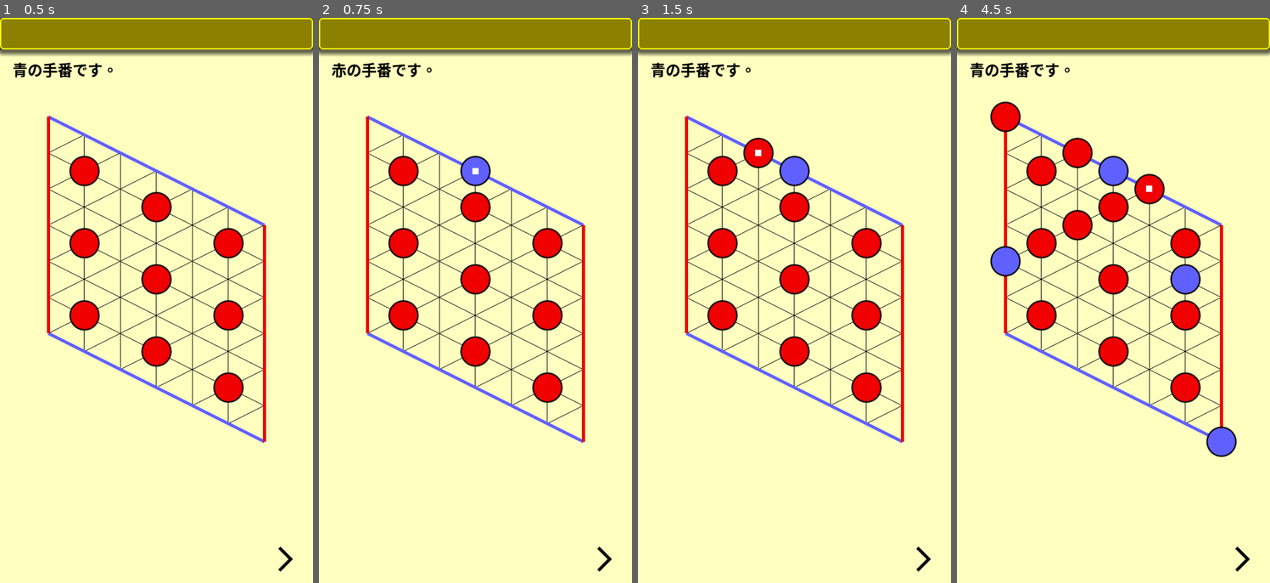
Above: before the commit, frames 1-4 (left to right).
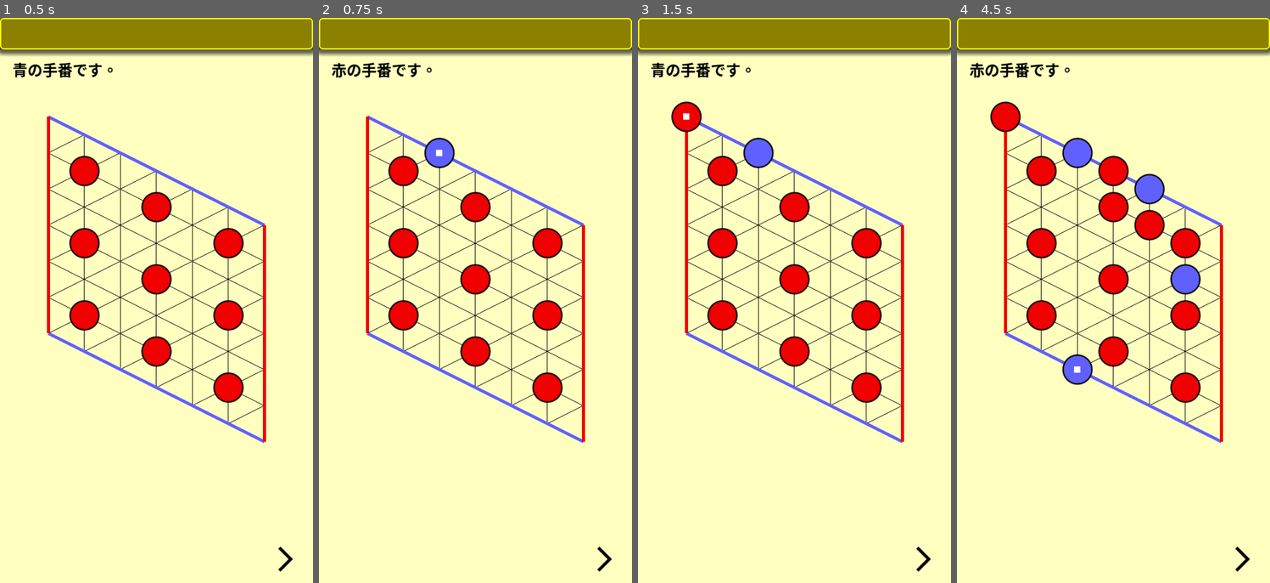
Above: after the commit, the same moments.

Repository: vivisuke/HexGame
Game: Godot game, scene res://main.tscn
Same seed, same stepped clock (60 frames per second), same inputs: the game is played once before the commit and once after it.
Inputs (mouse positions are in pixels of both pictures, inside the frame that each line leads up to):
- Up to frame 1 (0.5 s): no input
- Up to frame 2 (0.75 s): click (603, 560) at 0.5 s
- Up to frame 3 (1.5 s): click (922, 560) at 1.25 s
- Up to frame 4 (4.5 s): click (1241, 560) at 2 s; tap Enter at 2.75, 4.25 s; move the mouse to (1182, 272) at 2.77 s; click (1182, 272) at 2.92 s; tap Space at 3.5 s; move the mouse to (1050, 328) at 3.52 s; click (1050, 328) at 3.67 s; move the mouse to (1144, 176) at 4.27 s; click (1144, 176) at 4.42 s

Frame 1 is identical in both runs. In frame 2, 0.8% of the frame differs, in the area x 33-55%, y 21-30%; in frame 3, 1.2%; in frame 4, 3.3%, in the area x 4-90%, y 7-78%.

Commit message:
0040 ◎ C 01/28 01/28 0.001│ToDo│class MCTSNode 追加 0040 ◎ C 01/28 01/28 0.001│ToDo│class MCTS 追加

Diff:
--- a/hexgame/scripts/Board.gd
+++ b/hexgame/scripts/Board.gd
@@ -286,31 +286,35 @@
 					m_eval[ix] += 10
 # ランダム着手によるプレイアウト
 # return
-func playout_random(next) -> int:		# return 勝者 BLACK or WHITE
+# return 勝者 BLACK or WHITE
+func playout_random(next, x, y) -> int:		# 次を (x, y) に打ち、その後はランダム
 	var b2 = Board.new()
 	b2.copy_from(self)
+	if b2.put_col(x, y, next):
+		return next
 	while true:
+		next = (BLACK + WHITE) - next
 		var mv = b2.sel_move_random()
 		if b2.put_col(mv.x, mv.y, next):
 			return next
-		next = (BLACK + WHITE) - next
 	return 0
 func sel_move_PMC(next) -> Vector2:			# 純粋モンテカルロ法による着手選択
 	var wc = PackedByteArray()
 	wc.resize(ARY_SIZE)
 	wc.fill(0)
-	for i in range(10):
-		for y in range(N_HORZ):
-			for x in range(N_HORZ):
-				var ix = xyToIndex(x, y)
-				if m_cells[ix] == EMPTY:
-					if playout_random(next) == next:
+	const CNT = 10
+	for y in range(N_HORZ):
+		for x in range(N_HORZ):
+			var ix = xyToIndex(x, y)
+			if m_cells[ix] == EMPTY:
+				for i in range(CNT):
+					if playout_random(next, x, y) == next:
 						wc[ix] += 1
 	print("wc[] = ")
 	for y in range(N_HORZ):
 		var txt = ""
 		for x in range(N_HORZ):
-			txt += "%3d"%wc[xyToIndex(x, y)]
+			txt += "%3d%%"%(wc[xyToIndex(x, y)]*100/CNT)
 		print(txt)
 	var mxc = 0
 	var v2 = 0
--- /dev/null
+++ b/hexgame/scripts/MCTS.gd
@@ -0,0 +1,39 @@
+class_name MCTS
+extends Node
+
+class MCTSNode:
+	var board_state		# 盤面状態 (Grid クラスのインスタンスなど)
+	var parent = null	# 親ノード (MCTSNode)
+	var children = []	# 子ノード (MCTSNode の配列)
+	var visits = 0		# 訪問回数
+	var wins = 0		# 勝利回数 (ロールアウトで勝利した場合にカウント)
+	var prior_probability = 0.0		# 事前確率 (必要に応じて使用)
+	var move : Vector2i
+
+	func _init(board_state, parent_node, move_made):
+		pass
+
+var root_node: MCTSNode
+var board_size: int
+var player_color: int # MCTSで探索するプレイヤーの色
+var opponent_color: int
+#var heuristic_calculator: HexHeuristicValueCalculator # ヒューリスティック計算クラス
+
+var c_puct = 1.5 # UCB の探索パラメータ (調整可能)
+var rollout_depth_limit = 50 # ロールアウトの深さ制限 (無限ループ対策)
+
+func _init(board: Board, p_color: int, o_color: int):
+	board_size = board.N_HORZ
+	player_color = p_color
+	opponent_color = o_color
+	root_node = MCTSNode.new(board.duplicate(), null, null) # 初期盤面を根ノードとする
+	#heuristic_calculator = HexHeuristicValueCalculator.new(board_size)
+
+# Called when the node enters the scene tree for the first time.
+func _ready():
+	pass # Replace with function body.
+
+
+# Called every frame. 'delta' is the elapsed time since the previous frame.
+func _process(delta):
+	pass
--- a/hexgame/scripts/main.gd
+++ b/hexgame/scripts/main.gd
@@ -7,6 +7,7 @@
 func _ready():
 	#seed(1)
 	bd = Board.new()
+	var mcts = MCTS.new(bd, Board.BLACK, Board.WHITE)
 	$BoardRect.bd = bd
 	#bd.put_black(0, 1)
 	#bd.put_white(1, 0)
@@ -44,6 +45,7 @@
 	$BoardRect.put_pos = pos
 	$BoardRect.queue_redraw()
 	if bd.put_col(pos.x, pos.y, next):
+		# 終局した場合
 		game_over = true
 		if next == Board.BLACK:
 			$MessLabel.text = "青の勝ちです。"
@@ -57,12 +59,12 @@
 		bd.get_shortest_path(next == Board.BLACK)
 		$BoardRect.view_path = true
 	else:
-		bd.print()
+		#bd.print()
 		bd.BFS(pos.x, pos.y)
-		bd.print_dist()
+		#bd.print_dist()
 		next = (Board.BLACK + Board.WHITE) - next
 		print_next()
-		bd.print_gid()
+		#bd.print_gid()
 		bd.eval_empty()
 		bd.print_eval()
 func _input(event):
Not shown, changed: HexGame.spr
